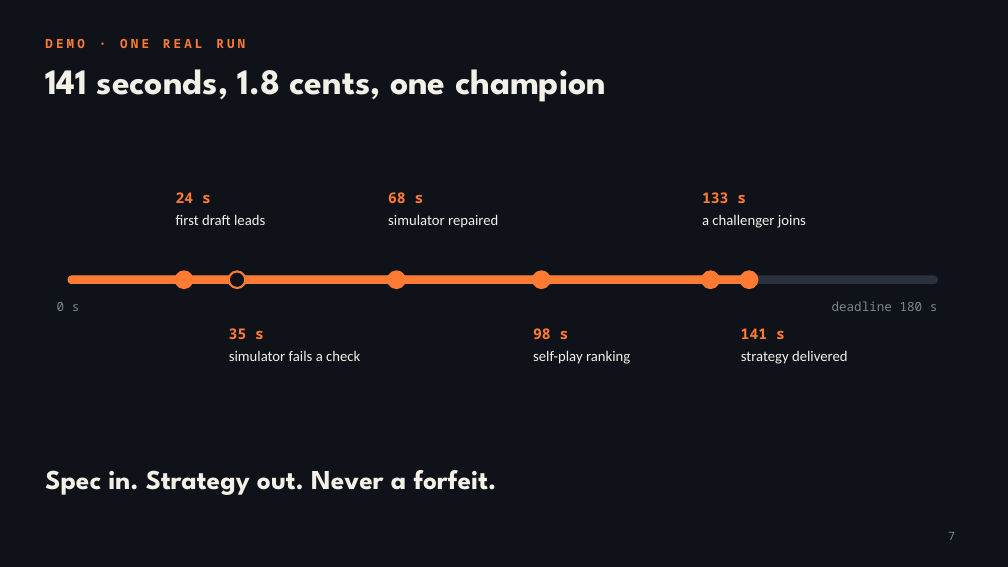
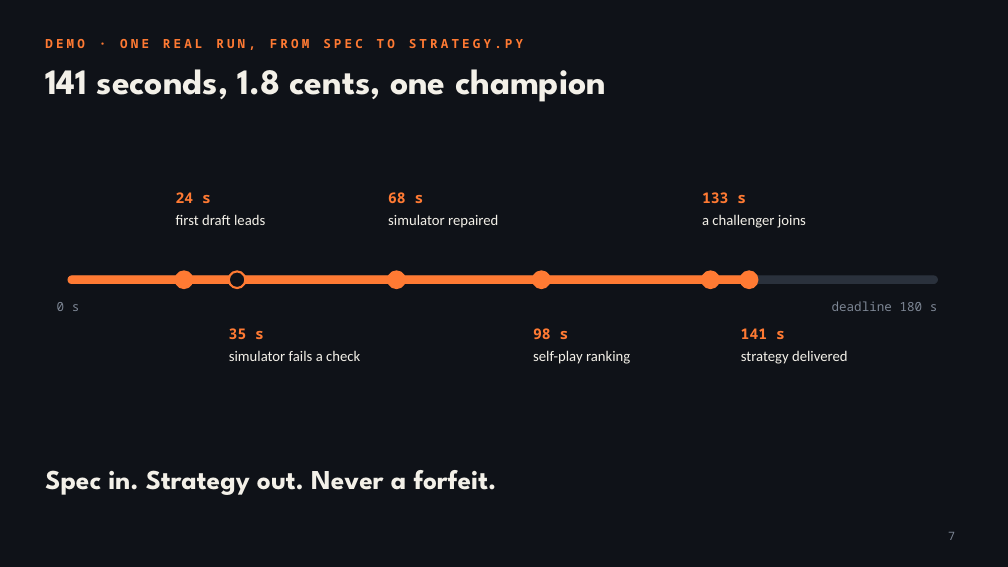
Before and after one commit to timoo-006/zentralhack-harness, a slide deck: slide 7 of docs/presentation/pitch.pptx. Drawn at 1008x567 pixels with LibreOffice and Linux fonts; fonts in the diff are those of the drawing. Boxes give left, top, right and bottom in pixels: in the first picture for what was removed or moved away, otherwise in the second. Text is boxed around its words. In the diff, an @@ line names an element or a change of style, - is before the commit and + after.

```diff
--- a/docs/presentation/pitch.pptx
+++ b/docs/presentation/pitch.pptx
@@ text at box(45, 39, 523, 50): text changed @@
-DEMO · ONE REAL RUN
+DEMO · ONE REAL RUN, FROM SPEC TO STRATEGY.PY
```
Also in this commit, not shown: 2 other slides changed, 2 other files.
